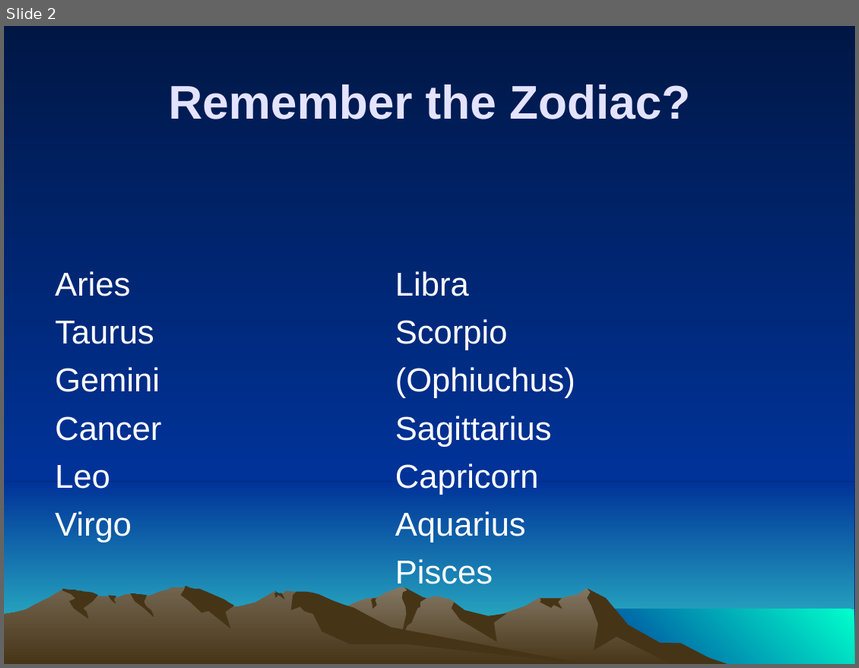
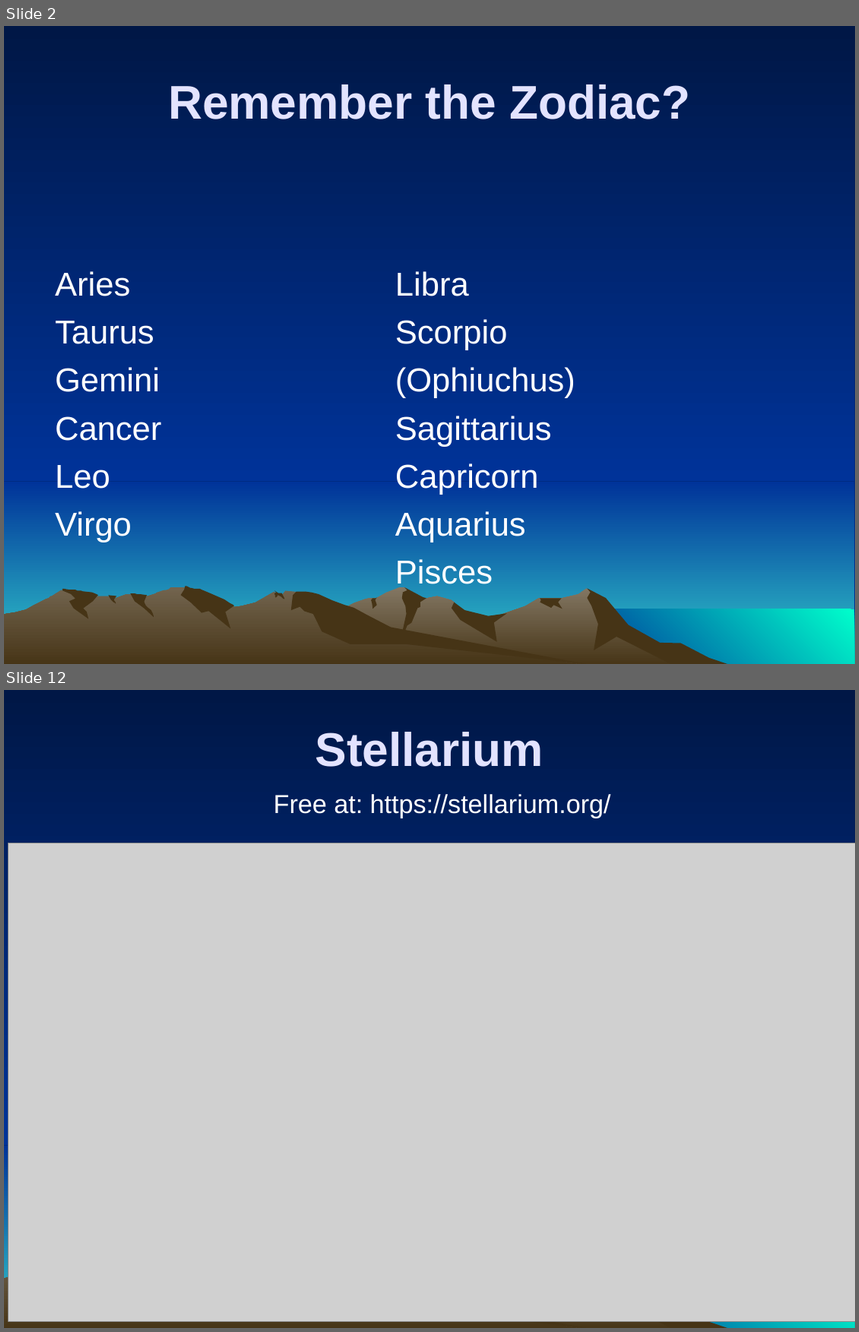
Before and after one commit to ForrestErickson/NovemberNightSky, a slide deck: NovemberSky_ZodiacNMore_SMAS_20231110_1500.ppt. Shown one above the other, each under a label of ours: slide 2 before the commit, slides 2 and 12 after it; the slides between them are not shown. The pictures are 859x668 and 859x1332 pixels, drawn with LibreOffice and Linux fonts; fonts in the diff are those of the drawing; grey boxes stand for pictures. Boxes give left, top, right and bottom in pixels: in the first picture for what was removed or moved away, otherwise in the second. Text is boxed around its words. In the diff, an @@ line names an element or a change of style, - is before the commit and + after.

Commit message:
Add images for constilations of interest, Cartes du Ciel and Stellarium.

```diff
--- a/NovemberSky_ZodiacNMore_SMAS_20231110_1500.ppt
+++ b/NovemberSky_ZodiacNMore_SMAS_20231110_1500.ppt
@@ slide 12 added at (4,690,855,1328), background gradient #001746 to #003399; not listed: 7 template elements that a slide beside it also shows @@
@@ text added at (316,732,544,767), 40 pt, text #E3E3FF, bold @@
+Stellarium
@@ text added at (274,794,611,818), 22 pt, text #FFFFFF @@
+Free at: https://stellarium.org/
@@ picture added at (9,844,855,1322) @@
```
Also in this commit, not shown: 12 other slides added, 12 slides removed.
